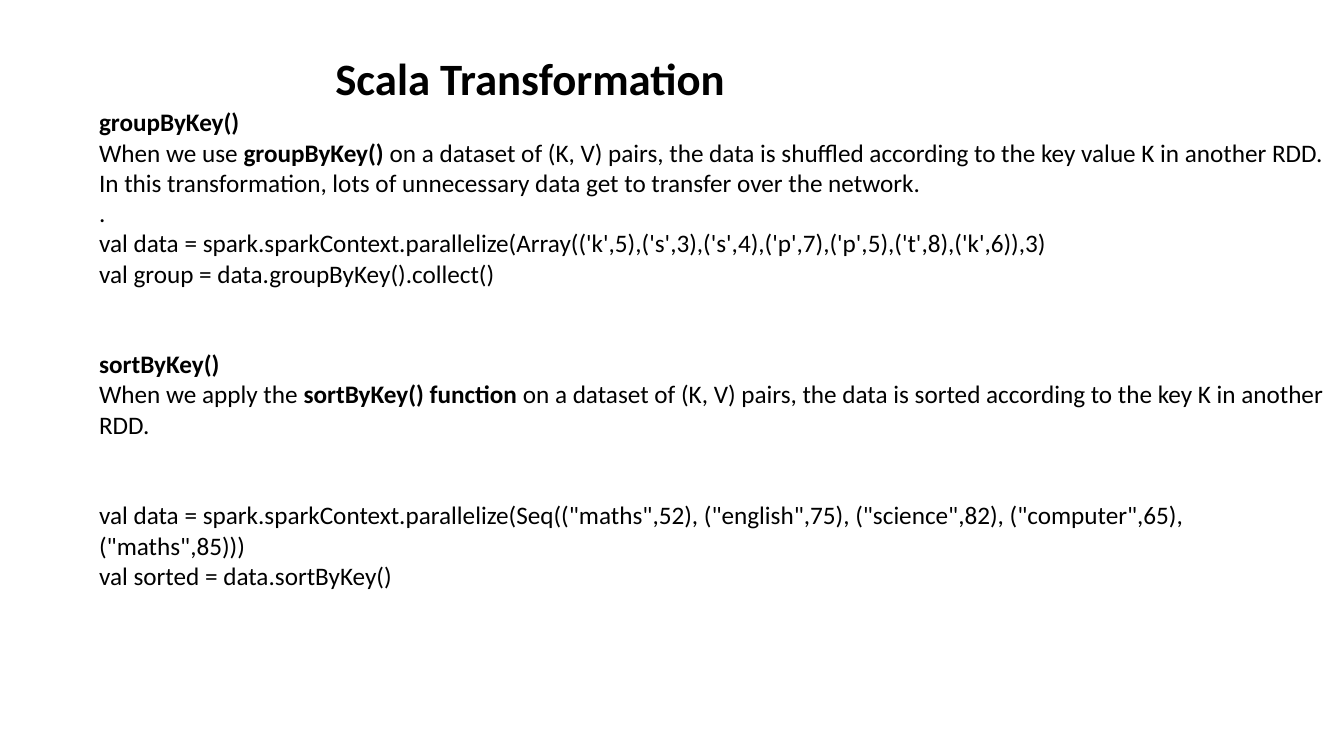
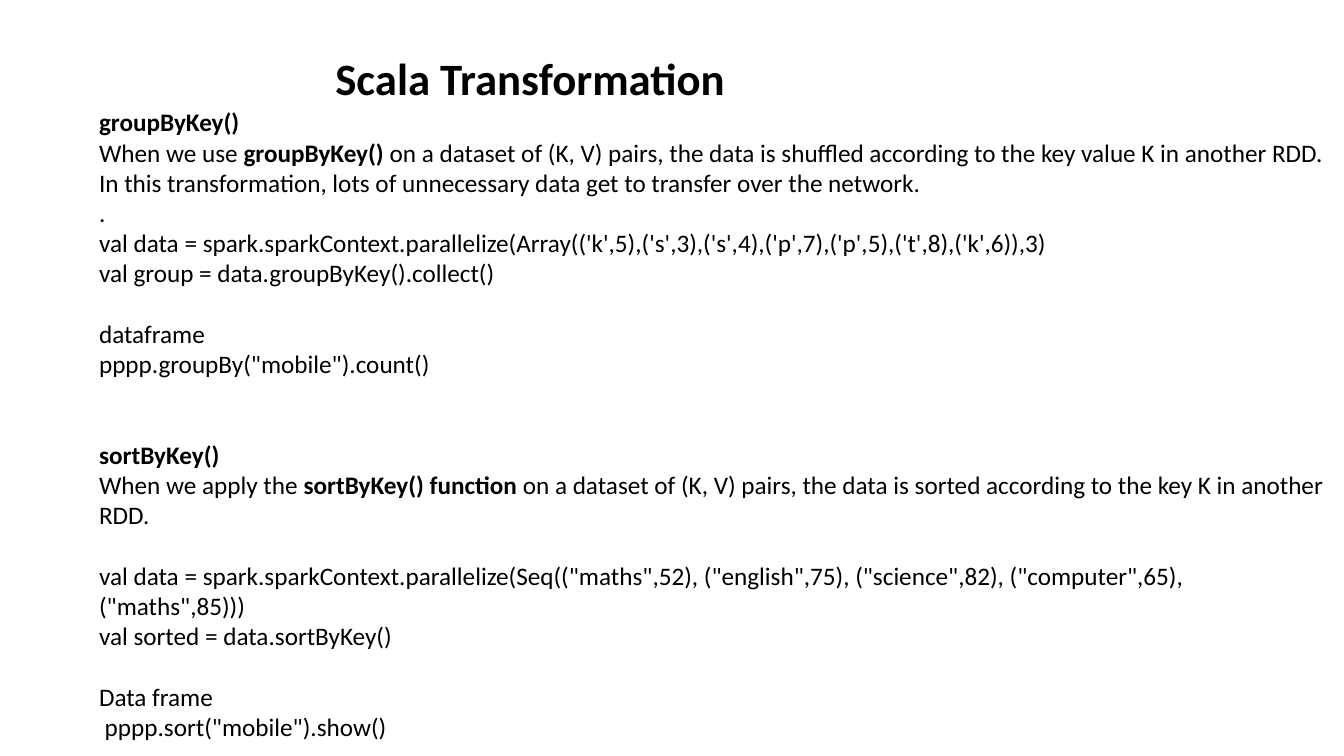
Before and after one commit to aashmishra/Bigdata_ppt, a slide deck: slide 17 of sparkscala.pptx. Drawn at 1344x756 pixels with LibreOffice and Linux fonts; fonts in the diff are those of the drawing. Boxes give left, top, right and bottom in pixels: in the first picture for what was removed or moved away, otherwise in the second. Text is boxed around its words. In the diff, an @@ line names an element or a change of style, - is before the commit and + after.

```diff
--- a/sparkscala.pptx
+++ b/sparkscala.pptx
@@ text at (99, 325, 429, 378): paragraphs added @@
+dataframe
+pppp.groupBy("mobile").count()
@@ text at (99, 688, 387, 740): paragraphs added @@
+Data frame
+pppp.sort("mobile").show()
```
Also in this commit, not shown: 1 other slide changed.
